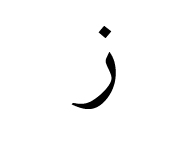
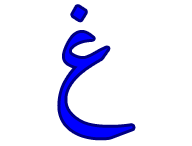
Layered file, before and after one edit (192 × 146). Changes by layer:
renamed "ز" to "غ", painted on it over [60, 7, 133, 138]
